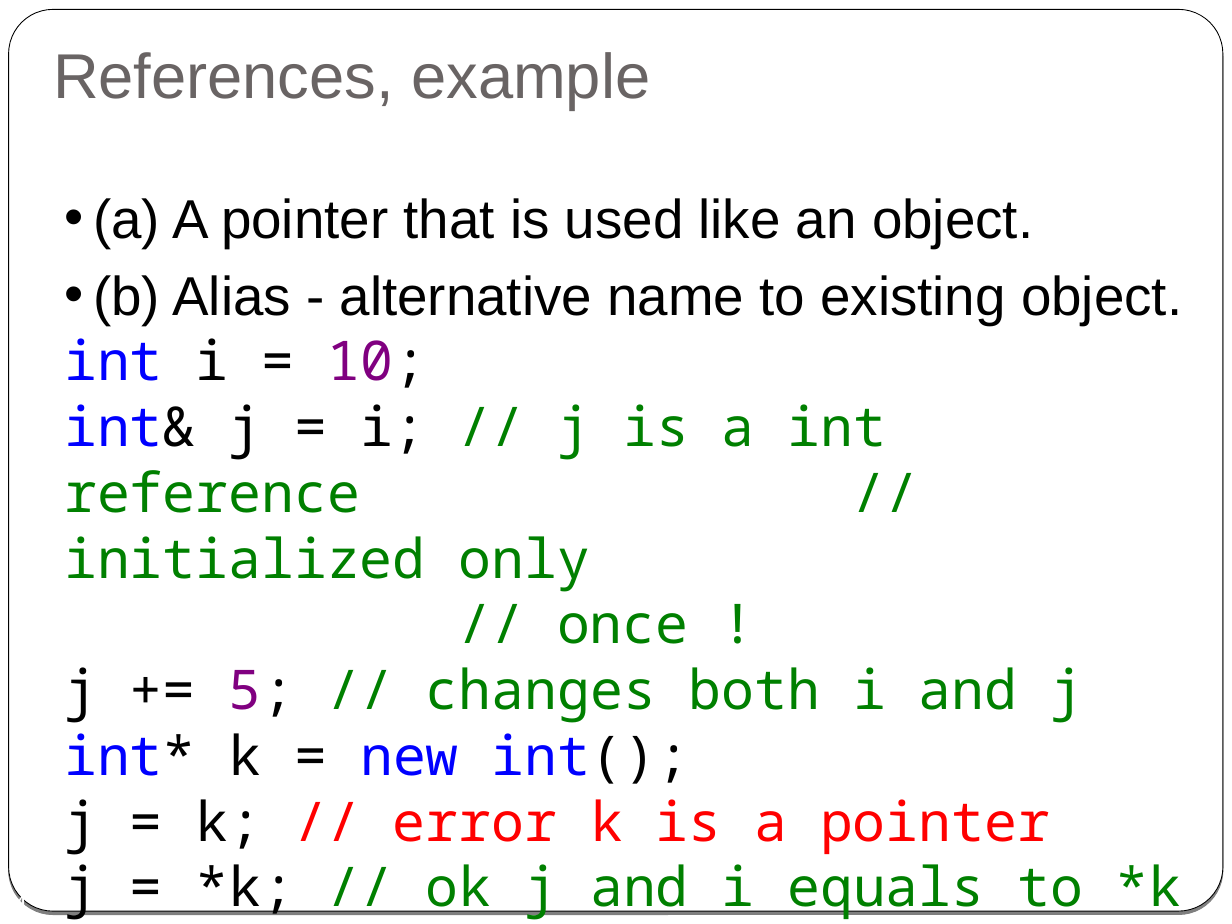
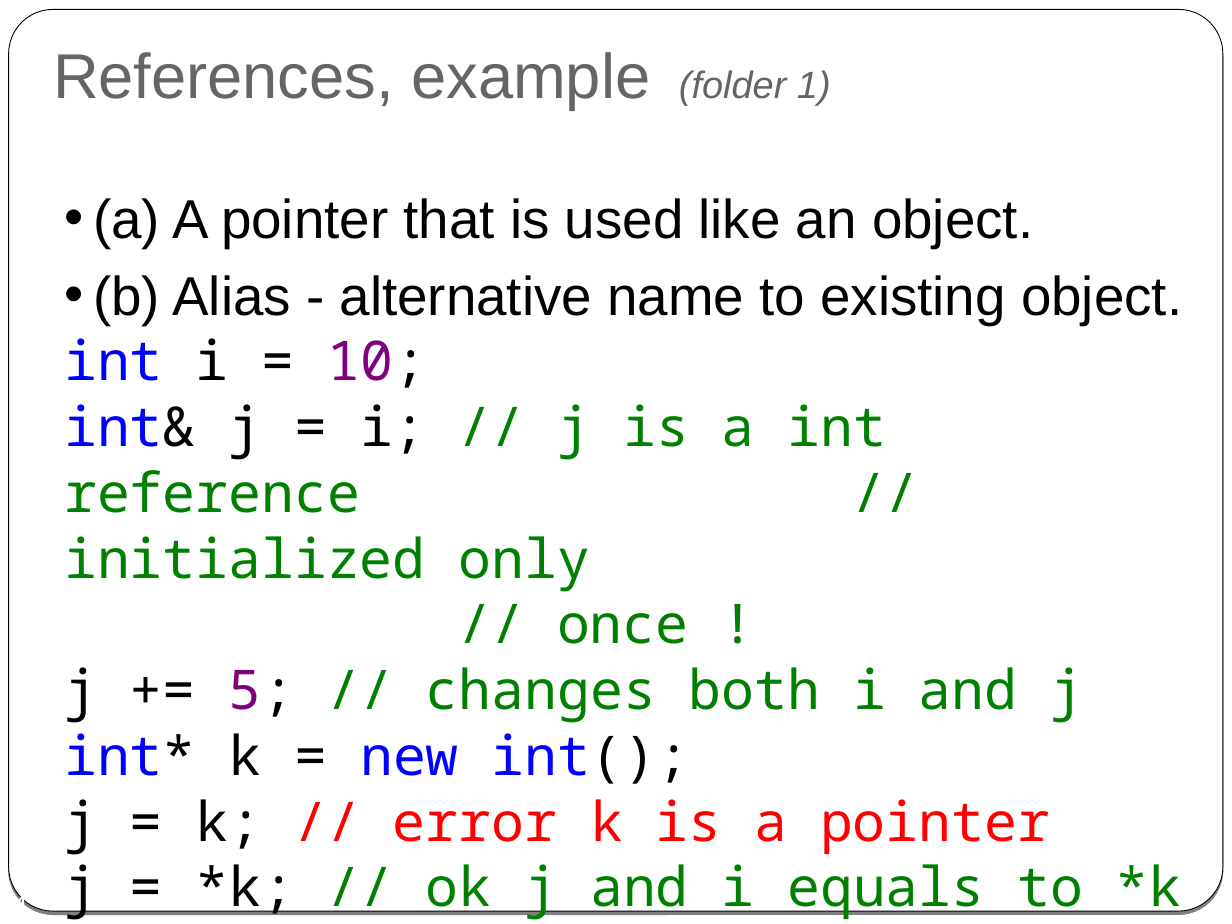
Before and after one commit to cpp-at-ariel/cpp-5778, a slide deck: slide 4 of week03-reference-const/slides-reference.odp. Drawn at 1232x924 pixels with LibreOffice and Linux fonts; fonts in the diff are those of the drawing. Boxes give left, top, right and bottom in pixels: in the first picture for what was removed or moved away, otherwise in the second. Text is boxed around its words. In the diff, an @@ line names an element or a change of style, - is before the commit and + after.

Commit message:
slides and text for week 3

```diff
--- a/week03-reference-const/slides-reference.odp
+++ b/week03-reference-const/slides-reference.odp
@@ title at box(53, 52, 831, 110): text changed @@
-References, example
+References, example (folder 1)
```
Also in this commit, not shown: 3 other slides changed, 3 other files.
